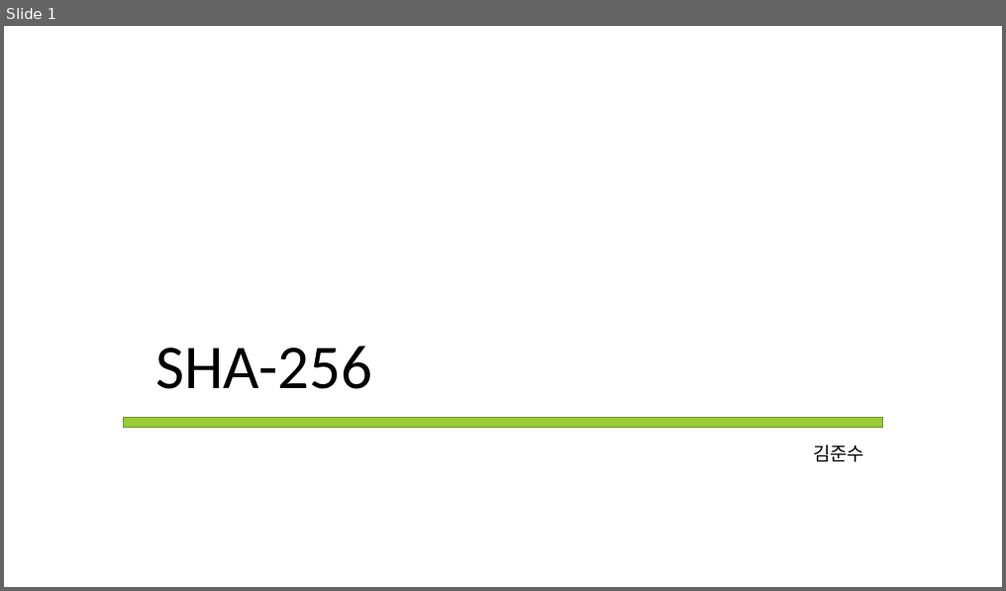
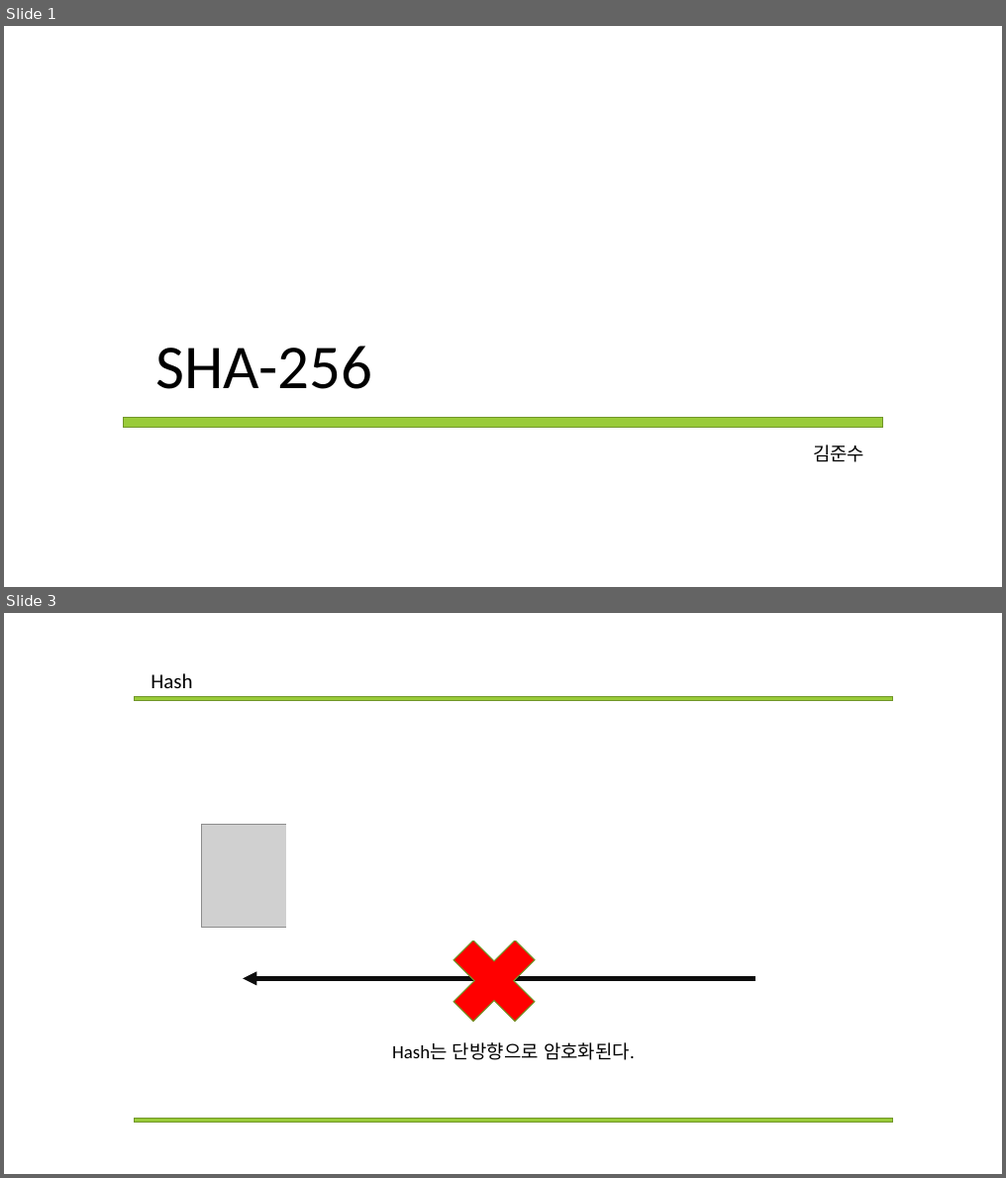
Before and after one commit to Mikusnuz/MyPractice, a slide deck: Study/13. SHA256.pptx. Shown one above the other, each under a label of ours: slide 1 before the commit, slides 1 and 3 after it; the slides between them are not shown. The pictures are 1006x591 and 1006x1178 pixels, drawn with LibreOffice and Linux fonts; fonts in the diff are those of the drawing; grey boxes stand for pictures. Boxes give left, top, right and bottom in pixels: in the first picture for what was removed or moved away, otherwise in the second. Text is boxed around its words. In the diff, an @@ line names an element or a change of style, - is before the commit and + after.

```diff
--- a/Study/13. SHA256.pptx
+++ b/Study/13. SHA256.pptx
@@ slide 3 added at <box>4,613,1002,1174</box>, background #FFFFFF @@
@@ rectangle added at <box>134,697,893,700</box>, fill #99CB38, outline #719629 1 pt @@
@@ text added at <box>151,673,192,688</box>, 20 pt, text #000000 @@
+Hash
@@ rectangle added at <box>287,800,612,941</box>, fill #FFFFFF, outline #FFFFFF 1 pt @@
@@ rectangle added at <box>612,800,937,941</box>, fill #FFFFFF, outline #FFFFFF 1 pt @@
@@ picture added at <box>201,824,827,928</box> @@
@@ cross added at <box>436,922,553,1041</box>, fill #FF0000, outline #719629 1 pt @@
@@ arrow added from (755, 979) to (243, 979), #0D0D0D 4.5 pt @@
@@ text added at <box>392,1043,635,1060</box>, 18 pt, text #000000 @@
+Hash는 단방향으로 암호화된다.
@@ rectangle added at <box>134,1118,893,1122</box>, fill #99CB38, outline #719629 1 pt @@
```
Also in this commit, not shown: 1 slide changed, 7 other slides added, 1 slide removed.
